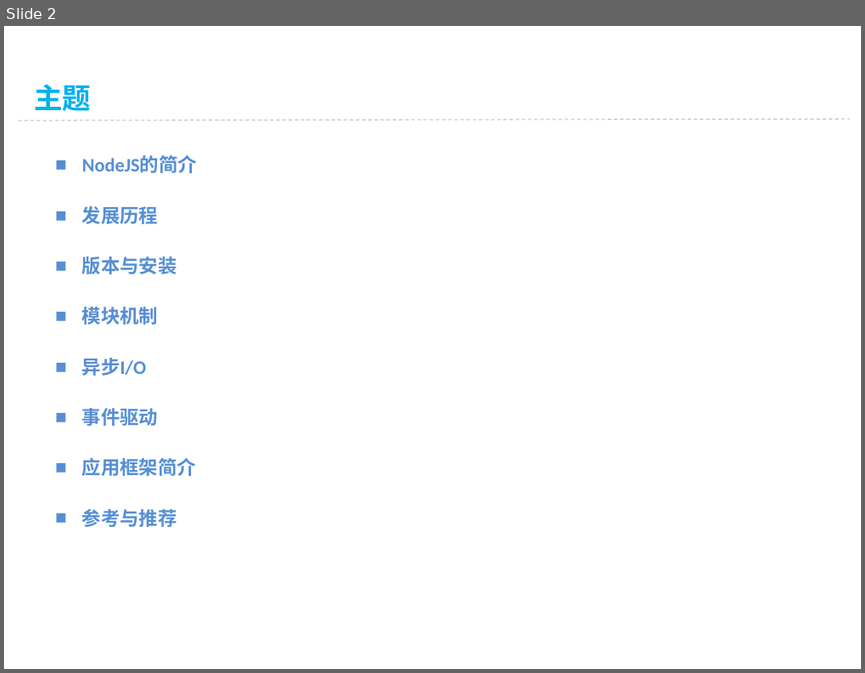
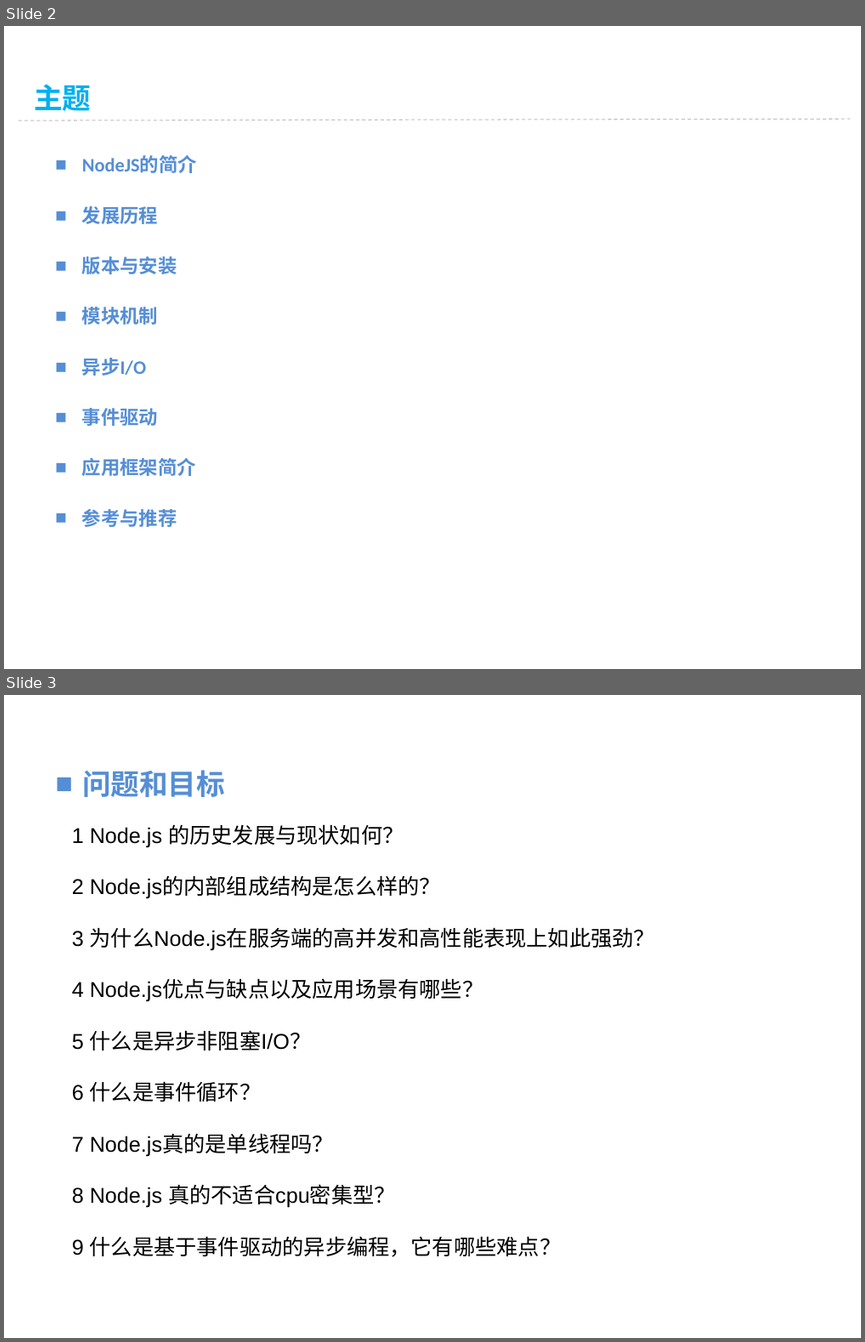
Before and after one commit to vaik/Documents, a slide deck: 我的分享/NodeJS基础概念理解.ppt. Shown one above the other, each under a label of ours: slide 2 before the commit, slides 2 and 3 after it. The pictures are 865x673 and 865x1342 pixels, drawn with LibreOffice and Linux fonts; fonts in the diff are those of the drawing; background and template pictures are left out. Boxes give left, top, right and bottom in pixels: in the first picture for what was removed or moved away, otherwise in the second. Text is boxed around its words. In the diff, an @@ line names an element or a change of style, - is before the commit and + after.

Commit message:
添加和修改
1 添加事件驱动编程.ppt
2 修整NodeJS基础概念理解

```diff
--- a/我的分享/NodeJS基础概念理解.ppt
+++ b/我的分享/NodeJS基础概念理解.ppt
@@ slide 3 added at box(4, 695, 861, 1338), background picture (left out) @@
@@ text added at box(82, 770, 225, 797), 24 pt, text #558ED5, bold @@
+■ 问题和目标
@@ text added at box(72, 824, 655, 1257), 18 pt, text #000000 @@
+1 Node.js 的历史发展与现状如何？
+2 Node.js的内部组成结构是怎么样的？
+3 为什么Node.js在服务端的高并发和高性能表现上如此强劲？
+4 Node.js优点与缺点以及应用场景有哪些？
+5 什么是异步非阻塞I/O？
+6 什么是事件循环？
+7 Node.js真的是单线程吗？
+8 Node.js 真的不适合cpu密集型？
+9 什么是基于事件驱动的异步编程，它有哪些难点？
```
Also in this commit, not shown: 8 slides changed, 2 other slides added, 1 other file.
